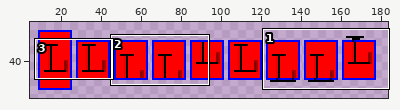
One commit to this sprite sheet: tests/TestFiles/Skia/Controls/TextBlock/RestrictedHeight_VerticalAlign.expected.png. Above: a wide view before the commit, with the close-up outlined.
Close-up. The starting point:
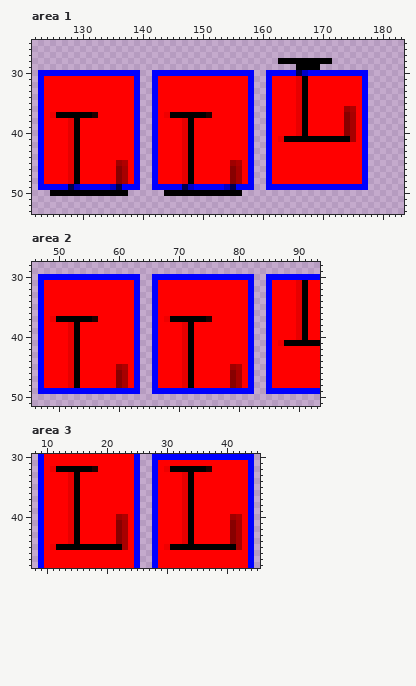
The file is 190x80 pixels. Shown: area 1: x 122..183, y 25..53; area 2: x 46..93, y 28..51; area 3: x 8..45, y 30..48. The wide view leaves out empty margins. The commit also changed other parts of the picture, which this record leaves out.
The result:
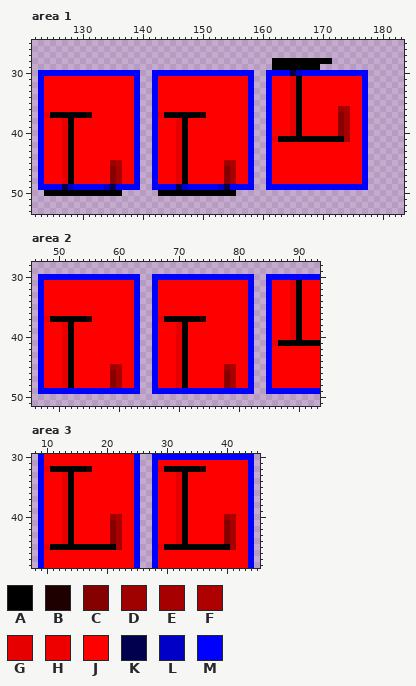
Palette (. is transparent): A #000000  B #1f0000  C #870000  D #9f0000  E #a70000  F #af0000  G #e70000  H #ef0000  J #ff0000  K #00004f  L #0000c7  M #0000ff
Diff:
Changed rows in their new state; - is an unchanged pixel.
Area 1:
first column x 124:
28 --------------------------------------A-------------
29 --------------------------------------AAAA----------
30 -----------------------------------------KLM--------
31 -----------------------------------------GAJ--------
32 -----------------------------------------GAJ--------
33 -----------------------------------------GAJ--------
34 -----------------------------------------GAJ--------
35 -----------------------------------------GAJ--------
36 -----------------------------------------GAJ-----DFJ
37 HA-----BJ----------HA-----BJ-------------GAJ-----CEJ
38 ---GAJ----------------GAJ----------------GAJ-----CEJ
39 ---GAJ----------------GAJ----------------GAJ-----CEJ
40 ---GAJ----------------GAJ----------------GAJ-----CEJ
41 ---GAJ----------------GAJ-------------HA----------EJ
42 ---GAJ----------------GAJ---------------------------
43 ---GAJ----------------GAJ---------------------------
44 ---GAJ----------------GAJ---------------------------
45 ---GAJ-----DFJ--------GAJ-----DFJ-------------------
46 ---GAJ-----CEJ--------GAJ-----CEJ-------------------
47 ---GAJ-----CEJ--------GAJ-----CEJ-------------------
48 ---GAJ-----CEJ--------GAJ-----CEJ-------------------
49 ---KLM----LKM---------KLM----LKM--------------------
50 A------------.-----A------------.-------------------
Area 2:
first column x 48:
31 -----------------------------------------GAJ
32 -----------------------------------------GAJ
33 -----------------------------------------GAJ
34 -----------------------------------------GAJ
35 -----------------------------------------GAJ
36 -----------------------------------------GAJ
37 HA-----BJ----------HA-----BJ-------------GAJ
38 ---GAJ----------------GAJ----------------GAJ
39 ---GAJ----------------GAJ----------------GAJ
40 ---GAJ----------------GAJ----------------GAJ
41 ---GAJ----------------GAJ-------------HA----
42 ---GAJ----------------GAJ-------------------
43 ---GAJ----------------GAJ-------------------
44 ---GAJ----------------GAJ-------------------
45 ---GAJ-----DFJ--------GAJ-----DFJ-----------
46 ---GAJ-----CEJ--------GAJ-----CEJ-----------
47 ---GAJ-----CEJ--------GAJ-----CEJ-----------
48 ---GAJ-----CEJ--------GAJ-----CEJ-----------
Area 3:
first column x 10:
32 HA-----BJ----------HA-----BJ-----
33 ---GAJ----------------GAJ--------
34 ---GAJ----------------GAJ--------
35 ---GAJ----------------GAJ--------
36 ---GAJ----------------GAJ--------
37 ---GAJ----------------GAJ--------
38 ---GAJ----------------GAJ--------
39 ---GAJ----------------GAJ--------
40 ---GAJ-----DFJ--------GAJ-----DFJ
41 ---GAJ-----CEJ--------GAJ-----CEJ
42 ---GAJ-----CEJ--------GAJ-----CEJ
43 ---GAJ-----CEJ--------GAJ-----CEJ
44 ---GAJ-----CEJ--------GAJ-----CEJ
45 HA----------EJ-----HA----------EJ
